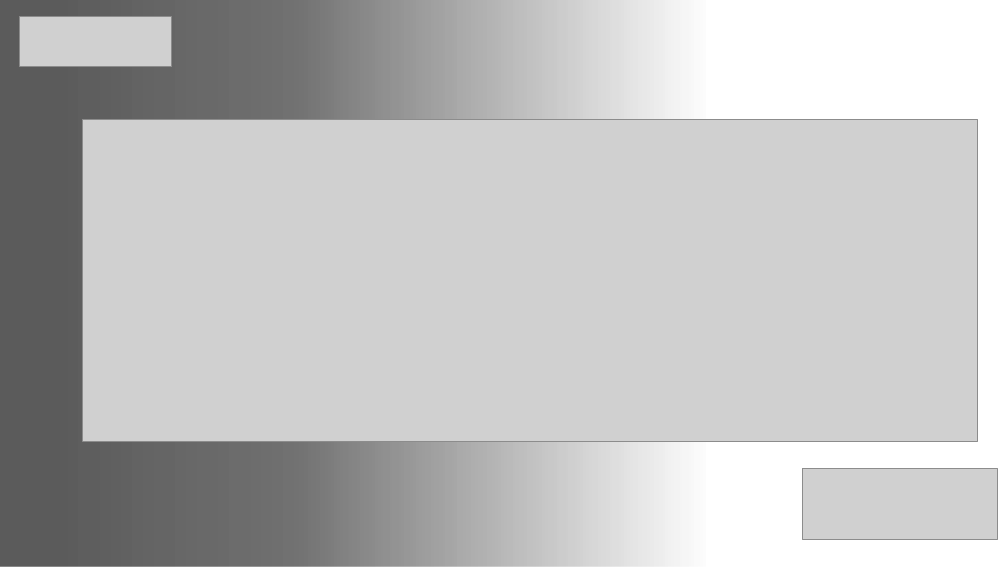
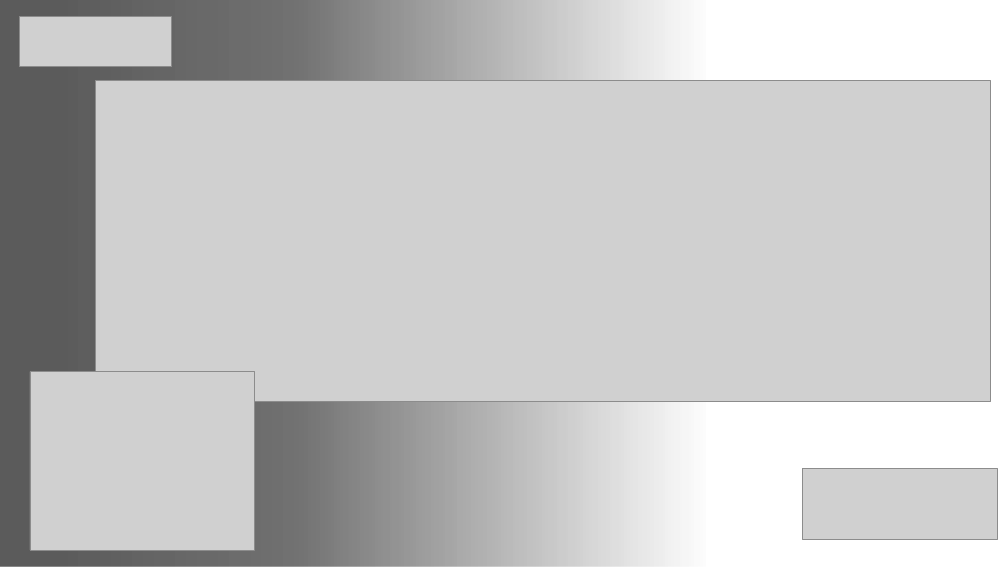
Before and after one commit to vinisnasc/RHMVC_ProjetoFinalAtosUFN, a slide deck: slide 2 of Documents/Apresentacao.pptx. Drawn at 1008x567 pixels with LibreOffice and Linux fonts; fonts in the diff are those of the drawing; grey boxes stand for pictures; background and template pictures are left out. Boxes give left, top, right and bottom in pixels: in the first picture for what was removed or moved away, otherwise in the second. Text is boxed around its words. In the diff, an @@ line names an element or a change of style, - is before the commit and + after.

```diff
--- a/Documents/Apresentacao.pptx
+++ b/Documents/Apresentacao.pptx
@@ picture moved from (x1=82, y1=120, x2=977, y2=442) to (x1=96, y1=81, x2=991, y2=402) @@
@@ picture added at (x1=30, y1=371, x2=255, y2=550) @@
@@ line removed from (82, 402) to (163, 402) @@
```
Also in this commit, not shown: 3 other slides changed, 2 slides added, 2 slides removed, 11 other files.
